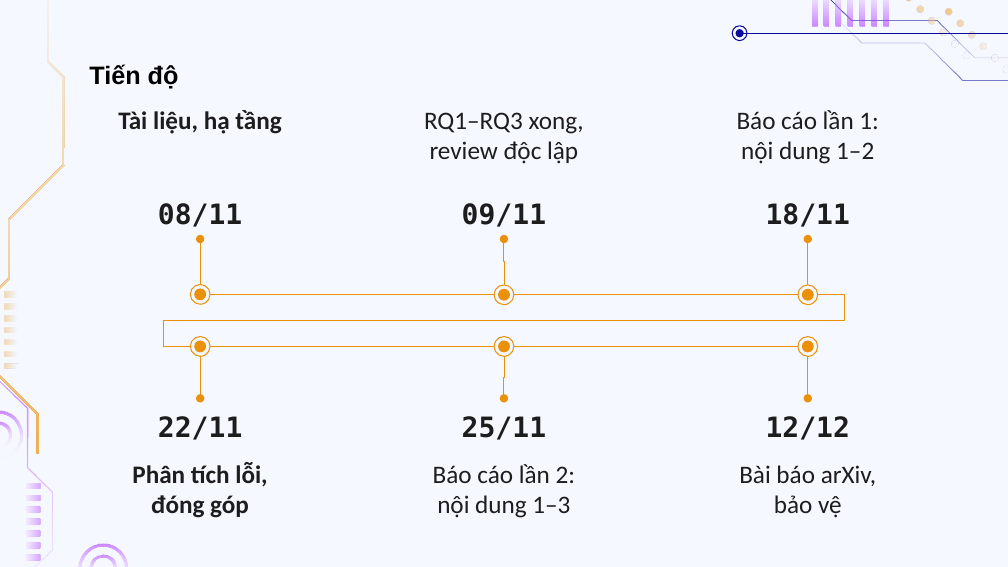
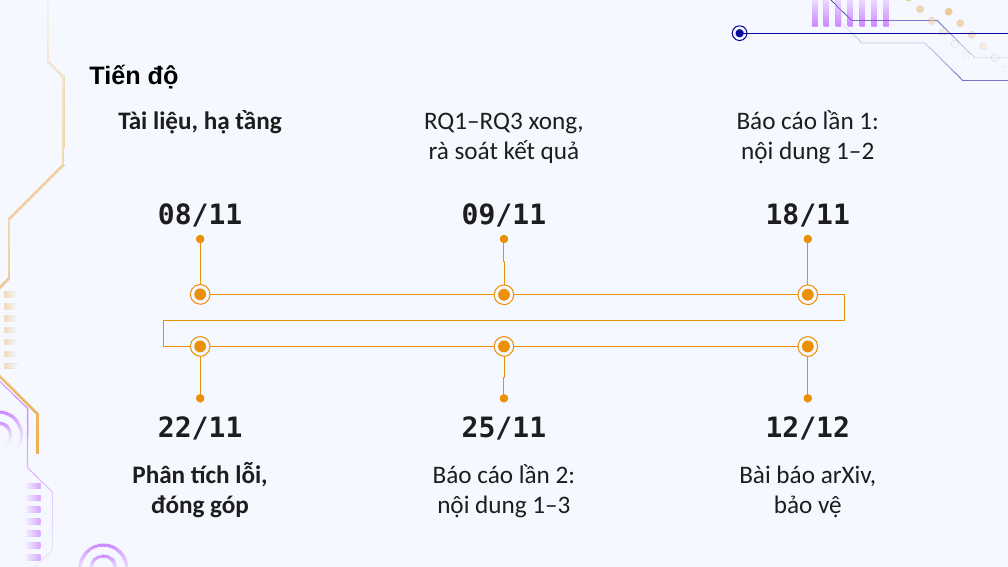
Before and after one commit to doanan293/grounded-or-guessed, a slide deck: slide 15 of docs/presentation/bao-cao-lan-2.pptx. Drawn at 1008x567 pixels with LibreOffice and Linux fonts; fonts in the diff are those of the drawing; background and template pictures are left out. Boxes give left, top, right and bottom in pixels: in the first picture for what was removed or moved away, otherwise in the second. Text is boxed around its words. In the diff, an @@ line names an element or a change of style, - is before the commit and + after.

Commit message:
docs: final-review fixes (scope the label claim to reviewed labels with the repaired-label contrast; CovGate helps slightly; 23% is per fix attempt at candidate lines on dev; practice claims hedged to surveys; LLM-only labels disclosed; voting on all label sets)

```diff
--- a/docs/presentation/bao-cao-lan-2.pptx
+++ b/docs/presentation/bao-cao-lan-2.pptx
@@ text at bbox=[424, 112, 584, 163]: text changed @@
-RQ1–RQ3 xong,
-review độc lập
+RQ1–RQ3 xong,
+rà soát kết quả
```
Also in this commit, not shown: 3 other slides changed, 20 other files.
